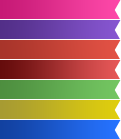
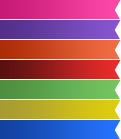
Layered file, before and after one edit (121x139). Changes by layer:
pixels changed over [0, 40, 121, 79] (layer not identified)
